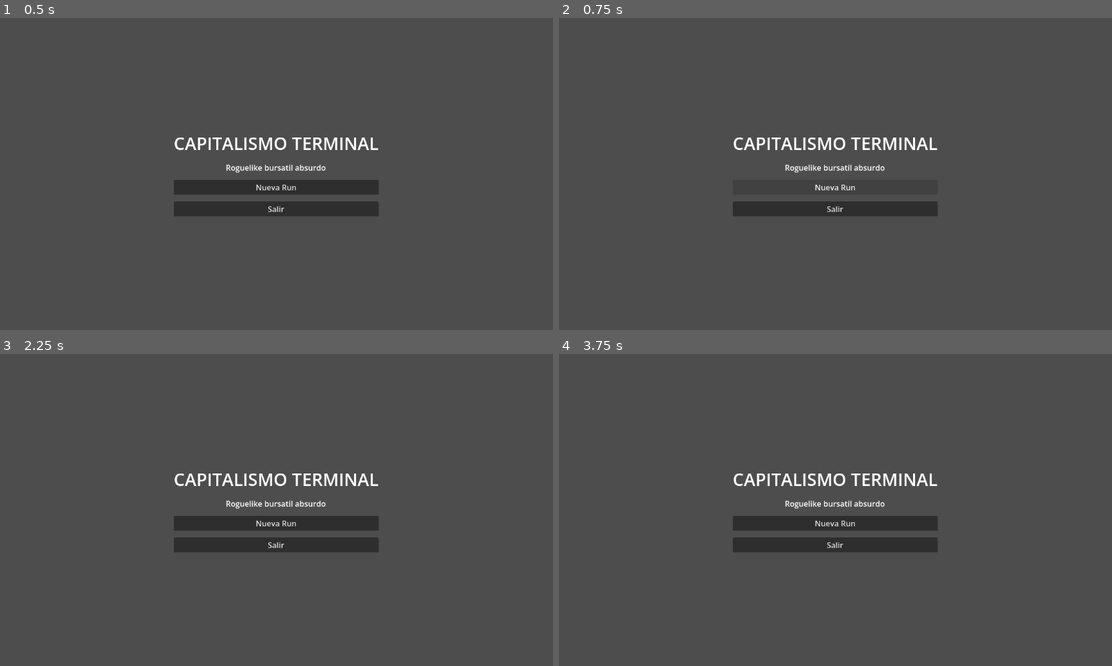
Above: before the commit, frames 1-4 (two rows, left to right).
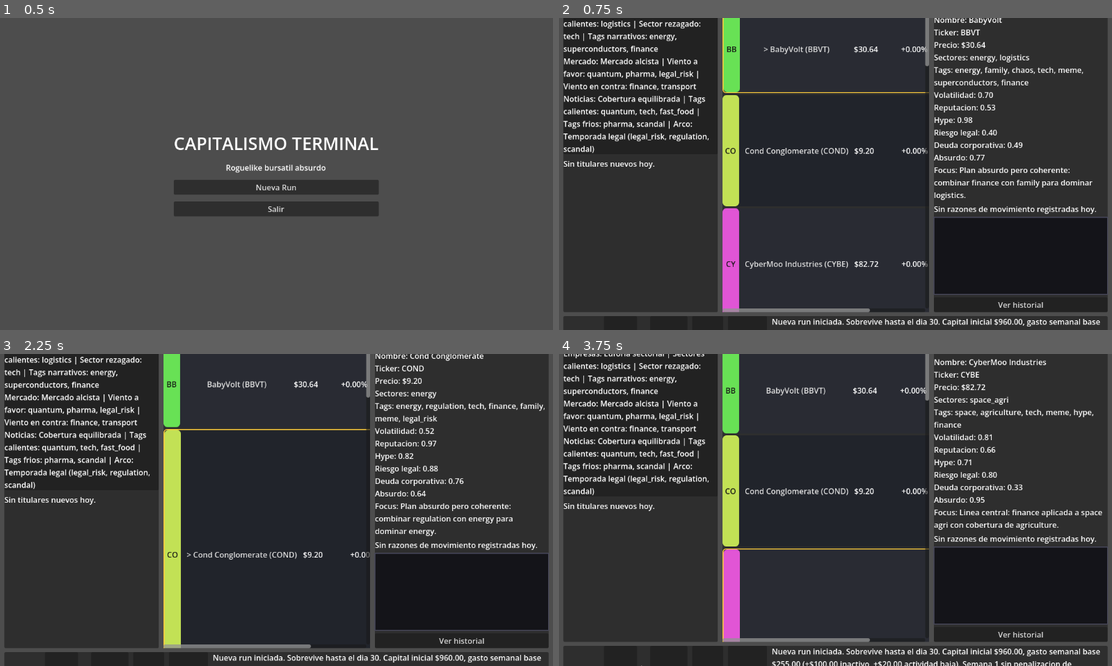
Above: after the commit, the same moments.

Repository: DewBlack/terminal-capitalism
Game: Godot game, scene res://scenes/main/main.tscn
The game is run twice, just before and just after one commit, with the same random seed, the same clock (stepped at 60 frames per second) and the same inputs.
Inputs (mouse positions are in pixels of both pictures, inside the frame that each line leads up to):
- Up to frame 1 (0.5 s): no input
- Up to frame 2 (0.75 s): click "Nueva Run" at 0.5 s
- Up to frame 3 (2.25 s): click (237, 385) at 1.25 s, where only the run after the commit has a clickable "> BabyVolt (BBVT)"; click (237, 488) at 2 s, where only the run after the commit has a clickable "Cond Conglomerate (COND)"
- Up to frame 4 (3.75 s): click (796, 385) at 2.75 s, where only the run after the commit has a clickable "BabyVolt (BBVT)"; click (796, 600) at 3.5 s, where only the run after the commit has a clickable "CyberMoo Industries (CYBE)"

Frame 1 is identical in both runs. In frame 2, 91% of the frame differs, in the area x 0-100%, y 0-100%; in frame 3, 90%; in frame 4, 90%.
Error before the commit: Parse Error: Cannot infer the type of "event_copy" variable because the value doesn't have a set type. (res://scripts/news/news_manager.gd:452)

Commit message:
balance: rebalance market impact and add variability reports
- reduce extreme price swings by softening volatility/hype/reputation/legal/absurdity multipliers and clamp limits in tag effect calculations

- add title/description templates to base and example news events, and extend NewsEvent model with template fields plus clone() helper

- add run variability simulation utility and store before/after markdown reports for balancing reference

- apply minor cleanup in news manager loop variable naming and project.godot ordering

Diff:
--- a/data/base/news_events.json
+++ b/data/base/news_events.json
@@ -3,6 +3,8 @@
         "id":  "kingmoo_server_cow",
         "title":  "Una vaca de KingMoo enfria servidores con la mirada",
         "description":  "Ganaderos y data centers celebran la nueva unidad de enfriamiento bovino.",
+        "title_template":  "{company} enfria servidores con una vaca estrategica",
+        "description_template":  "El equipo de {company} mezcla {positive_tag} con {sector} y el regulador vigila {negative_tag}.",
         "positive_tags":  [
                               "milk",
                               "animal",
@@ -33,6 +35,8 @@
         "id":  "spercond_cheese_superconductor",
         "title":  "SperCond promete superconductores de queso",
         "description":  "La empresa asegura resistencia cero a temperatura de pizza.",
+        "title_template":  "{company} promete superconductores de queso",
+        "description_template":  "{company} asegura resistencia cero y enciende {trend} entre empresas de {positive_tag}.",
         "positive_tags":  [
                               "superconductors",
                               "quantum",
@@ -63,6 +67,8 @@
         "id":  "grimburger_not_furniture",
         "title":  "GrimBurger aclara que sus hamburguesas no son muebles",
         "description":  "El regulador pide etiquetas mas claras tras demandas colectivas.",
+        "title_template":  "{company} aclara que sus productos no son muebles",
+        "description_template":  "La regulacion golpea a {company} por temas de {negative_tag} y etiquetas confusas.",
         "positive_tags":  [
                               "fast_food",
                               "meme"
@@ -95,6 +101,8 @@
         "id":  "pigeon_interdimensional",
         "title":  "Pigeon Express anuncia envios interdimensionales",
         "description":  "Las palomas desaparecen y reaparecen con paquetes premium.",
+        "title_template":  "{company} anuncia envios interdimensionales",
+        "description_template":  "{company} y {rival_company} compiten por rutas de {sector} mientras crece el {trend}.",
         "positive_tags":  [
                               "transport",
                               "animal",
@@ -125,6 +133,8 @@
         "id":  "hyperlemon_ai_lemon",
         "title":  "HyperLemon despide a su IA por comprar limones",
         "description":  "El algoritmo confundio cobertura de riesgo con limonada.",
+        "title_template":  "{company} despide a su IA por comprar limones",
+        "description_template":  "La mesa de {company} sufre ruido de {negative_tag} y foros cargados de {hot_tag}.",
         "positive_tags":  [
                               "meme"
                           ],
@@ -155,6 +165,8 @@
         "id":  "orbital_soup_orbit_can",
         "title":  "Orbital Soup pone una lata en orbita baja",
         "description":  "Sube en redes por transmision en vivo de sopa flotante.",
+        "title_template":  "{company} pone una lata en orbita baja",
+        "description_template":  "{company} se vuelve viral y arrastra a {rival_company} en un rally de {positive_tag}.",
         "positive_tags":  [
                               "space",
                               "meme",
@@ -185,6 +197,8 @@
         "id":  "babyvolt_toaster_rebellion",
         "title":  "Tostadoras BabyVolt exigen vacaciones",
         "description":  "Millones de cocinas quedan en huelga energetica domestica.",
+        "title_template":  "Tostadoras de {company} exigen vacaciones",
+        "description_template":  "{company} enfrenta caos operativo por {negative_tag} en el sector {sector}.",
         "positive_tags":  [
                               "energy",
                               "family"
@@ -215,6 +229,8 @@
         "id":  "dreamfuel_energy_vitamins",
         "title":  "DreamFuel vende vitaminas de energia emocional",
         "description":  "Prometen dos horas extra de optimismo financiero.",
+        "title_template":  "{company} vende vitaminas de energia emocional",
+        "description_template":  "El hype de {company} crece en {positive_tag}, pero aparece riesgo de {negative_tag}.",
         "positive_tags":  [
                               "pharma",
                               "energy",
--- a/data/packs/example_pack/news_events.json
+++ b/data/packs/example_pack/news_events.json
@@ -3,6 +3,8 @@
     "id": "cyberfarm_market",
     "title": "CyberFarm abre mercado de huertos con drones vaqueros",
     "description": "Agro y tecnologia se mezclan en una feria con vacas holograficas.",
+    "title_template": "{company} abre mercado de huertos con drones vaqueros",
+    "description_template": "{company} mezcla {positive_tag} con {sector} y desata {trend} en foros de {hot_tag}.",
     "positive_tags": ["agriculture", "tech", "meme"],
     "negative_tags": ["regulation"],
     "tag_effects": {"agriculture": 0.05, "tech": 0.05, "meme": 0.03, "regulation": 0.03},
@@ -16,6 +18,8 @@
     "id": "space_canteen_contract",
     "title": "Contrato para comedores en estacion orbital",
     "description": "Nuevas licencias para repartir sopa y burger en gravedad cero.",
+    "title_template": "{company} firma contrato para comedores en estacion orbital",
+    "description_template": "{company} y {rival_company} disputan licencias de {sector} con foco en {positive_tag}.",
     "positive_tags": ["space", "fast_food", "transport"],
     "negative_tags": ["legal_risk"],
     "tag_effects": {"space": 0.07, "fast_food": 0.04, "transport": 0.04, "legal_risk": 0.03},
@@ -29,6 +33,8 @@
     "id": "food_crisis_forklift",
     "title": "Crisis de montacargas en cadena alimentaria",
     "description": "Falta de operadores dispara costos de logistica en supermercados.",
+    "title_template": "Crisis de montacargas golpea a {company}",
+    "description_template": "{company} sufre costos por {negative_tag} mientras el mercado entra en {trend}.",
     "positive_tags": ["finance"],
     "negative_tags": ["fast_food", "transport", "chaos"],
     "tag_effects": {"finance": 0.02, "transport": 0.06, "chaos": 0.05},
--- a/project.godot
+++ b/project.godot
@@ -11,9 +11,9 @@
 [application]
 
 config/name="Capitalismo Terminal"
+run/main_scene="res://scenes/main/main.tscn"
 config/features=PackedStringArray("4.6", "GL Compatibility")
 config/icon="res://icon.svg"
-run/main_scene="res://scenes/main/main.tscn"
 
 [physics]
 
--- a/scripts/market/tag_effect_system.gd
+++ b/scripts/market/tag_effect_system.gd
@@ -26,25 +26,25 @@
 	if matched_tags == 0:
 		return {"percent_change": 0.0, "reasons": reasons, "matched_tags": matched_tags}
 
-	var volatility_mult := 1.0 + company.volatility * 0.70
-	var hype_mult := 1.0 + company.hype * 0.55
+	var volatility_mult := 1.0 + company.volatility * 0.55
+	var hype_mult := 1.0 + company.hype * 0.40
 	var reputation_mult := 1.0
 	if base_delta > 0.0:
-		reputation_mult += company.reputation * 0.15
+		reputation_mult += company.reputation * 0.10
 	else:
-		reputation_mult -= company.reputation * 0.35
-	reputation_mult = clamp(reputation_mult, 0.60, 1.25)
+		reputation_mult -= company.reputation * 0.25
+	reputation_mult = clamp(reputation_mult, 0.70, 1.20)
 
 	var legal_mult := 1.0
 	if base_delta < 0.0 and _is_regulatory_or_scandal_news(news_event):
-		legal_mult += company.legal_risk * 0.75
+		legal_mult += company.legal_risk * 0.50
 
 	var absurdity_mult := 1.0
 	if news_event.event_type in ["absurd", "meme", "viral"]:
-		absurdity_mult += company.absurdity * 0.30
+		absurdity_mult += company.absurdity * 0.20
 
 	var final_delta := base_delta * volatility_mult * hype_mult * reputation_mult * legal_mult * absurdity_mult
-	final_delta = clamp(final_delta, -0.55, 0.55)
+	final_delta = clamp(final_delta, -0.24, 0.24)
 
 	reasons.append("Volatilidad x%.2f" % volatility_mult)
 	reasons.append("Hype x%.2f" % hype_mult)
@@ -55,7 +55,7 @@
 
 
 func market_noise(company: Company, rng: RandomNumberGenerator) -> float:
-	var noise_band := 0.010 + company.volatility * 0.020
+	var noise_band := 0.008 + company.volatility * 0.015
 	return rng.randf_range(-noise_band, noise_band)
 
 
--- a/scripts/news/news_event.gd
+++ b/scripts/news/news_event.gd
@@ -4,6 +4,8 @@
 var id: String = ""
 var title: String = ""
 var description: String = ""
+var title_template: String = ""
+var description_template: String = ""
 var positive_tags: Array[String] = []
 var negative_tags: Array[String] = []
 var tag_effects: Dictionary = {}
@@ -19,6 +21,8 @@
 	event.id = str(data.get("id", "news_%s" % randi()))
 	event.title = str(data.get("title", "Untitled Event"))
 	event.description = str(data.get("description", ""))
+	event.title_template = str(data.get("title_template", ""))
+	event.description_template = str(data.get("description_template", ""))
 	event.positive_tags = []
 	for tag in data.get("positive_tags", []):
 		event.positive_tags.append(str(tag))
@@ -36,11 +40,17 @@
 	return event
 
 
+func clone() -> NewsEvent:
+	return NewsEvent.from_dict(to_dict())
+
+
 func to_dict() -> Dictionary:
 	return {
 		"id": id,
 		"title": title,
 		"description": description,
+		"title_template": title_template,
+		"description_template": description_template,
 		"positive_tags": positive_tags.duplicate(),
 		"negative_tags": negative_tags.duplicate(),
 		"tag_effects": tag_effects.duplicate(true),
--- a/scripts/news/news_manager.gd
+++ b/scripts/news/news_manager.gd
@@ -225,8 +225,8 @@
 			continue
 		sampled += 1
 		var company_hits := 0
-		for event_tag in event_tags:
-			if company.tags.has(event_tag):
+		for tag in event_tags:
+			if company.tags.has(tag):
 				company_hits += 1
 		if company_hits <= 0:
 			continue
--- /dev/null
+++ b/scripts/utils/run_variability_report.gd
@@ -0,0 +1,172 @@
+extends SceneTree
+
+const RUN_COUNT := 30
+const MAX_DAYS := 30
+
+
+func _initialize() -> void:
+	var loader := ContentPackLoader.new()
+	var content := loader.load_all_content()
+	var report_rows: Array[Dictionary] = []
+
+	for run_index in range(RUN_COUNT):
+		var row := _simulate_run(content, run_index + 1)
+		report_rows.append(row)
+
+	_print_markdown_table(report_rows)
+	_print_aggregate_summary(report_rows)
+	quit()
+
+
+func _simulate_run(content: Dictionary, run_number: int) -> Dictionary:
+	var seed_base: int = 8123 + run_number * 977
+	var rng := RandomNumberGenerator.new()
+	rng.seed = seed_base
+
+	var company_generator := CompanyGenerator.new()
+	var tag_effect_system := TagEffectSystem.new()
+	var market_manager := MarketManager.new()
+	var news_manager := NewsManager.new()
+	var initial_company_count: int = rng.randi_range(7, 11)
+
+	company_generator.setup(content, seed_base + 41)
+	news_manager.setup(content, seed_base + 77)
+	market_manager.setup(content, company_generator, tag_effect_system, seed_base + 123, initial_company_count)
+
+	var days_simulated := 1
+	for day_index in range(2, MAX_DAYS + 1):
+		var active_companies := market_manager.get_active_companies()
+		var effective_news := news_manager.roll_daily_news(day_index, active_companies)
+		market_manager.apply_day_events(effective_news, day_index)
+		days_simulated = day_index
+
+	var all_companies: Array[Company] = market_manager.companies
+	var active_count := 0
+	var bankrupt_count := 0
+	var merged_count := 0
+	var best_company := "-"
+	var best_return := -INF
+	var worst_company := "-"
+	var worst_return := INF
+	var final_prices: Array[float] = []
+
+	for company in all_companies:
+		if company.status == Company.STATUS_ACTIVE:
+			active_count += 1
+			final_prices.append(company.current_price)
+		elif company.status == Company.STATUS_BANKRUPT:
+			bankrupt_count += 1
+		elif company.status == Company.STATUS_MERGED:
+			merged_count += 1
+
+		if company.price_history.is_empty():
+			continue
+		var start_price: float = maxf(0.1, company.price_history[0])
+		var final_price: float = company.current_price
+		var total_return := (final_price / start_price) - 1.0
+		if total_return > best_return:
+			best_return = total_return
+			best_company = company.ticker
+		if total_return < worst_return:
+			worst_return = total_return
+			worst_company = company.ticker
+
+	var dispersion := _std_dev(final_prices)
+	return {
+		"run": run_number,
+		"seed": seed_base,
+		"days": days_simulated,
+		"initial_count": initial_company_count,
+		"total_companies": all_companies.size(),
+		"active": active_count,
+		"bankrupt": bankrupt_count,
+		"merged": merged_count,
+		"dispersion": dispersion,
+		"best_company": best_company,
+		"best_return": best_return,
+		"worst_company": worst_company,
+		"worst_return": worst_return,
+		"company_profile": company_generator.get_run_profile_text(),
+		"market_regime": market_manager.get_run_regime_text(),
+		"news_profile": news_manager.get_run_news_profile_text()
+	}
+
+
+func _std_dev(values: Array[float]) -> float:
+	if values.is_empty():
+		return 0.0
+	var mean := 0.0
+	for value in values:
+		mean += value
+	mean /= float(values.size())
+
+	var variance := 0.0
+	for value in values:
+		var delta := value - mean
+		variance += delta * delta
+	variance /= float(values.size())
+	return sqrt(variance)
+
+
+func _print_markdown_table(rows: Array[Dictionary]) -> void:
+	print("| Run | Seed | Inicial | Total fin | Activas | Quiebras | Fusionadas | Dispersion $ | Mejor | Peor |")
+	print("| --- | --- | --- | --- | --- | --- | --- | --- | --- | --- |")
+	for row in rows:
+		print("| %d | %d | %d | %d | %d | %d | %d | %.2f | %s %.1f%% | %s %.1f%% |" % [
+			int(row["run"]),
+			int(row["seed"]),
+			int(row["initial_count"]),
+			int(row["total_companies"]),
+			int(row["active"]),
+			int(row["bankrupt"]),
+			int(row["merged"]),
+			float(row["dispersion"]),
+			str(row["best_company"]),
+			float(row["best_return"]) * 100.0,
+			str(row["worst_company"]),
+			float(row["worst_return"]) * 100.0
+		])
+
+
+func _print_aggregate_summary(rows: Array[Dictionary]) -> void:
+	var total_final_companies := 0.0
+	var total_active := 0.0
+	var total_bankrupt := 0.0
+	var total_merged := 0.0
+	var total_dispersion := 0.0
+	var best_run_idx := -1
+	var best_run_gain := -INF
+	var worst_run_idx := -1
+	var worst_run_drop := INF
+
+	for row in rows:
+		total_final_companies += float(row["total_companies"])
+		total_active += float(row["active"])
+		total_bankrupt += float(row["bankrupt"])
+		total_merged += float(row["merged"])
+		total_dispersion += float(row["dispersion"])
+
+		if float(row["best_return"]) > best_run_gain:
+			best_run_gain = float(row["best_return"])
+			best_run_idx = int(row["run"])
+		if float(row["worst_return"]) < worst_run_drop:
+			worst_run_drop = float(row["worst_return"])
+			worst_run_idx = int(row["run"])
+
+	var run_count := maxf(1.0, float(rows.size()))
+	print("")
+	print("RESUMEN")
+	print("runs=%d avg_total_companies=%.2f avg_active=%.2f avg_bankrupt=%.2f avg_merged=%.2f avg_dispersion=%.2f" % [
+		rows.size(),
+		total_final_companies / run_count,
+		total_active / run_count,
+		total_bankrupt / run_count,
+		total_merged / run_count,
+		total_dispersion / run_count
+	])
+	print("best_single_return_run=%d (%.1f%%) | worst_single_return_run=%d (%.1f%%)" % [
+		best_run_idx,
+		best_run_gain * 100.0,
+		worst_run_idx,
+		worst_run_drop * 100.0
+	])
Not shown, added: scripts/utils/run_variability_report.gd.uid
Not shown, added: reports/run_variability_report.md
Not shown, added: reports/run_variability_report_after_rebalance.md
Not shown, added: reports/run_variability_report_before_rebalance.md
